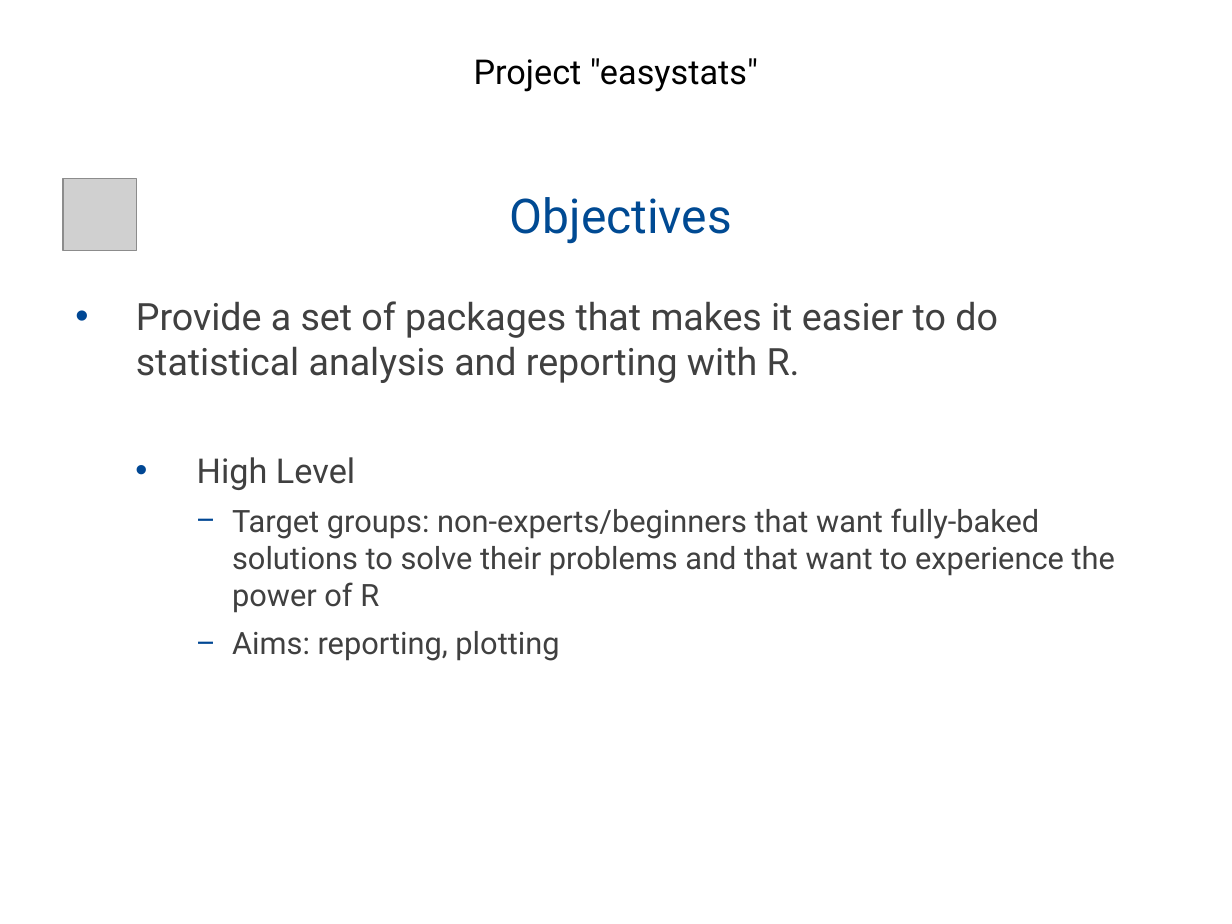
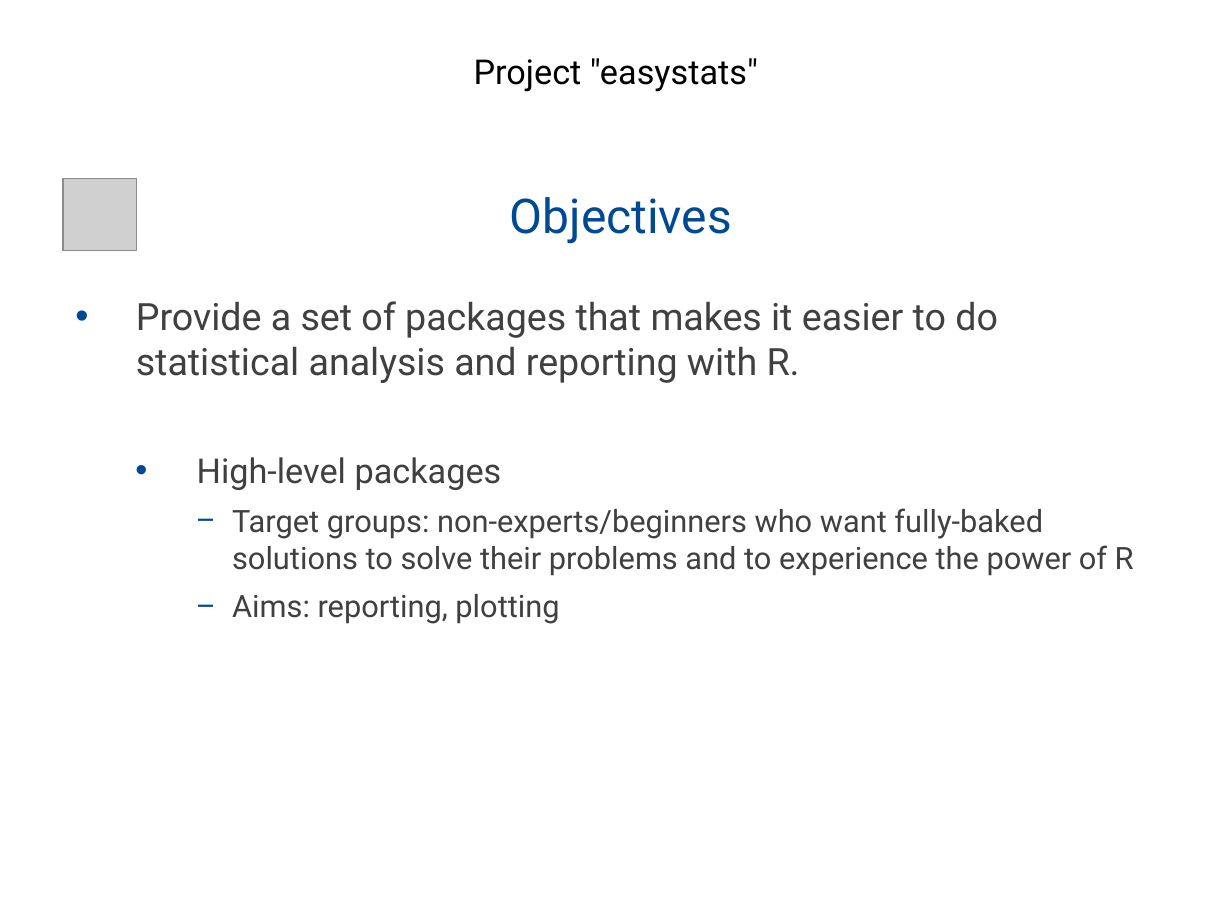
Before and after one commit to easystats/easystats, a slide deck: slide 7 of presentations/2019-02_Hamburg_RUG/1902 Hamburg RUG easystats.pptx. Drawn at 1232x924 pixels with LibreOffice and Linux fonts; fonts in the diff are those of the drawing; grey boxes stand for pictures; background and template pictures are left out. Boxes give left, top, right and bottom in pixels: in the first picture for what was removed or moved away, otherwise in the second. Text is boxed around its words. In the diff, an @@ line names an element or a change of style, - is before the commit and + after.

```diff
--- a/presentations/2019-02_Hamburg_RUG/1902 Hamburg RUG easystats.pptx
+++ b/presentations/2019-02_Hamburg_RUG/1902 Hamburg RUG easystats.pptx
@@ text at <box>197,457,1134,576</box>: text changed @@
-  • High Level
-    − Target groups: non-experts/beginners that want fully-baked solutions to solve their problems and that want to experience the power of R
+  • High-level packages
+    − Target groups: non-experts/beginners who want fully-baked solutions to solve their problems and to experience the power of R
```
Also in this commit, not shown: 2 other slides changed, 1 other file.
